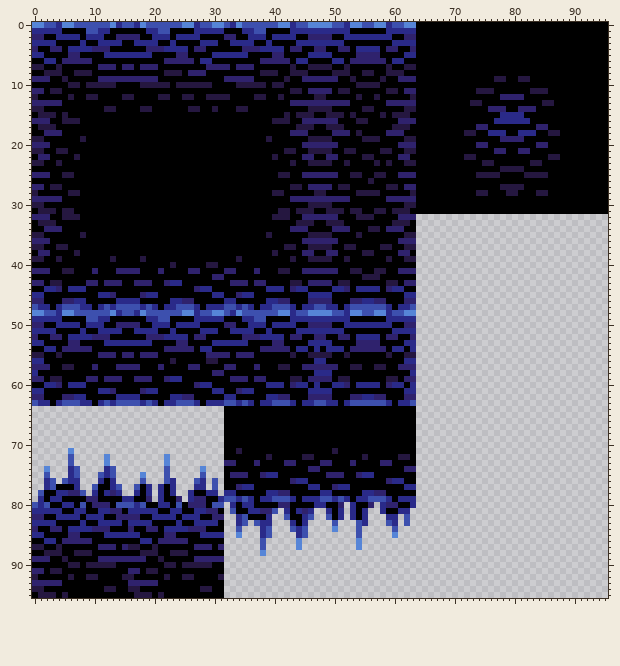
Pixel-art file, stored at TrappedInside/Drawings/cave-tiles-blue.aseprite. Above, as it was before the edit.
96x96 pixels, 1 frame.
And afterwards:
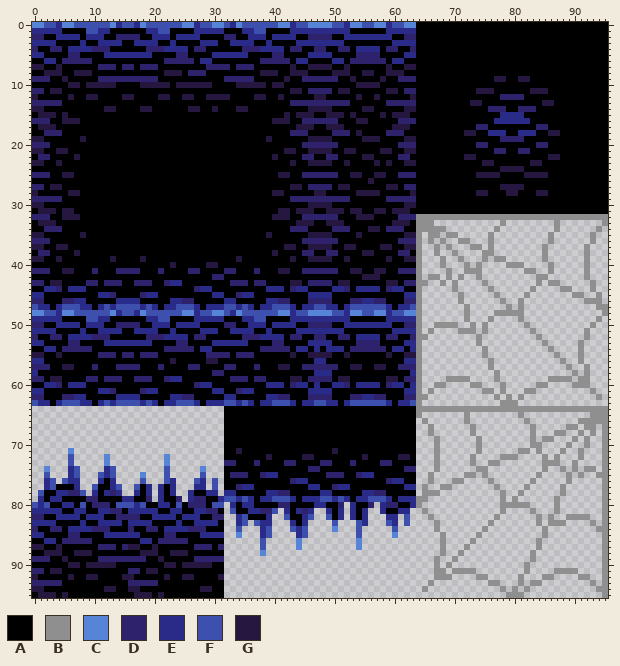
Palette (. is transparent): A #000000  B #8f8f8f  C #5685d7  D #2f226d  E #2a2a89  F #3d50ae  G #251740
What changed:
y 32: x 64..95 ................................ -> BBBBBBBBBBBBBBBBBBBBBBBBBBBBBBBB
y 33: x 64..66 ... -> BBB; x 78 . -> B; x 87 . -> B; x 95 . -> B
y 34: x 64..68 ..... -> BBBBB; x 77 . -> B; x 87 . -> B; x 94 . -> B
y 35: x 64 . -> B; x 66..67 .. -> BB; x 69..70 .. -> BB; x 76 . -> B; x 86 . -> B; x 93 . -> B
y 36: x 64 . -> B; x 66 . -> B; x 68 . -> B; x 71..72 .. -> BB; x 76 . -> B; x 86 . -> B; x 93 . -> B
y 37: x 64 . -> B; x 67 . -> B; x 69 . -> B; x 73..74 .. -> BB; x 76 . -> B; x 85 . -> B; x 92 . -> B
y 38: x 64 . -> B; x 67 . -> B; x 70 . -> B; x 75..76 .. -> BB; x 85 . -> B; x 92 . -> B
y 39: x 64 . -> B; x 68 . -> B; x 71 . -> B; x 75 . -> B; x 77..78 .. -> BB; x 85 . -> B; x 92 . -> B
y 40: x 64 . -> B; x 68 . -> B; x 72 . -> B; x 74 . -> B; x 79..81 ... -> BBB; x 86 . -> B; x 92 . -> B
y 41: x 64 . -> B; x 69 . -> B; x 72..74 ... -> BBB; x 82..83 .. -> BB; x 86 . -> B; x 92 . -> B
y 42: x 64 . -> B; x 66..67 .. -> BB; x 69 . -> B; x 71 . -> B; x 74 . -> B; x 84..85 .. -> BB; x 92 . -> B
y 43: x 64..65 .. -> BB; x 68 . -> B; x 70 . -> B; x 75 . -> B; x 84 . -> B; x 86..87 .. -> BB; x 93 . -> B
y 44: x 64 . -> B; x 70 . -> B; x 76 . -> B; x 83 . -> B; x 88..89 .. -> BB; x 93 . -> B
y 45: x 64 . -> B; x 71 . -> B; x 77 . -> B; x 82 . -> B; x 90..91 .. -> BB; x 94 . -> B
y 46: x 64 . -> B; x 71 . -> B; x 78 . -> B; x 81 . -> B; x 92..94 ... -> BBB
y 47: x 64 . -> B; x 72 . -> B; x 79 . -> B; x 81 . -> B; x 94..95 .. -> BB
y 48: x 64 . -> B; x 72 . -> B; x 77..81 ..... -> BBBBB; x 95 . -> B
y 49: x 64 . -> B; x 72 . -> B; x 76 . -> B; x 81 . -> B; x 94 . -> B
y 50: x 64 . -> B; x 67..70 .... -> BBBB; x 73 . -> B; x 75 . -> B; x 82 . -> B; x 93 . -> B
y 51: x 64 . -> B; x 66 . -> B; x 71..73 ... -> BBB; x 75 . -> B; x 83 . -> B; x 92 . -> B
y 52: x 64..65 .. -> BB; x 74 . -> B; x 84 . -> B; x 92 . -> B
y 53: x 64 . -> B; x 74 . -> B; x 85 . -> B; x 91 . -> B
y 54: x 64 . -> B; x 75 . -> B; x 86 . -> B; x 91 . -> B
y 55: x 64 . -> B; x 75 . -> B; x 87 . -> B; x 91 . -> B
y 56: x 64 . -> B; x 76 . -> B; x 88 . -> B; x 91 . -> B
y 57: x 64 . -> B; x 76 . -> B; x 89 . -> B; x 92 . -> B
y 58: x 64 . -> B; x 77 . -> B; x 90 . -> B; x 92 . -> B
y 59: x 64 . -> B; x 69..72 .... -> BBBB; x 77 . -> B; x 86..89 .... -> BBBB; x 91..92 .. -> BB
y 60: x 64 . -> B; x 67..68 .. -> BB; x 73..74 .. -> BB; x 78 . -> B; x 84..85 .. -> BB; x 90..92 ... -> BBB
y 61: x 64 . -> B; x 66 . -> B; x 75..76 .. -> BB; x 78 . -> B; x 82..83 .. -> BB; x 93 . -> B
y 62: x 64..65 .. -> BB; x 77 . -> B; x 79 . -> B; x 81 . -> B; x 94 . -> B
y 63: x 64 . -> B; x 78..80 ... -> BBB
y 64: x 64..95 ................................ -> BBBBBBBBBBBBBBBBBBBBBBBBBBBBBBBB
y 65: x 64 . -> B; x 72 . -> B; x 81 . -> B; x 93..95 ... -> BBB
y 66: x 65 . -> B; x 72 . -> B; x 82 . -> B; x 91..95 ..... -> BBBBB
y 67: x 66 . -> B; x 73 . -> B; x 83 . -> B; x 89..90 .. -> BB; x 92..93 .. -> BB; x 95 . -> B
y 68: x 66 . -> B; x 73 . -> B; x 83 . -> B; x 87..88 .. -> BB; x 91 . -> B; x 93 . -> B; x 95 . -> B
y 69: x 67 . -> B; x 74 . -> B; x 83 . -> B; x 85..86 .. -> BB; x 90 . -> B; x 92 . -> B; x 95 . -> B
y 70: x 67 . -> B; x 74 . -> B; x 83..84 .. -> BB; x 89 . -> B; x 92 . -> B; x 95 . -> B
y 71: x 67 . -> B; x 74 . -> B; x 81..82 .. -> BB; x 84 . -> B; x 88 . -> B; x 91 . -> B; x 95 . -> B
y 72: x 67 . -> B; x 73 . -> B; x 78..80 ... -> BBB; x 85 . -> B; x 87 . -> B; x 91 . -> B; x 95 . -> B
y 73: x 67 . -> B; x 73 . -> B; x 76..77 .. -> BB; x 85..87 ... -> BBB; x 90 . -> B; x 95 . -> B
y 74: x 67 . -> B; x 74..75 .. -> BB; x 85 . -> B; x 88 . -> B; x 90 . -> B; x 92..93 .. -> BB; x 95 . -> B
y 75: x 66 . -> B; x 72..73 .. -> BB; x 75 . -> B; x 84 . -> B; x 89 . -> B; x 91 . -> B; x 94..95 .. -> BB
y 76: x 66 . -> B; x 70..71 .. -> BB; x 76 . -> B; x 83 . -> B; x 89 . -> B; x 95 . -> B
y 77: x 65 . -> B; x 68..69 .. -> BB; x 77 . -> B; x 82 . -> B; x 88 . -> B; x 95 . -> B
y 78: x 65..67 ... -> BBB; x 78 . -> B; x 81 . -> B; x 88 . -> B; x 95 . -> B
y 79: x 64..65 .. -> BB; x 78 . -> B; x 80 . -> B; x 87 . -> B; x 95 . -> B
y 80: x 64 . -> B; x 78..82 ..... -> BBBBB; x 87 . -> B; x 95 . -> B
y 81: x 65 . -> B; x 78 . -> B; x 83 . -> B; x 87 . -> B; x 95 . -> B
y 82: x 66 . -> B; x 77 . -> B; x 84 . -> B; x 86 . -> B; x 89..92 .... -> BBBB; x 95 . -> B
y 83: x 67 . -> B; x 76 . -> B; x 84 . -> B; x 86..88 ... -> BBB; x 93 . -> B; x 95 . -> B
y 84: x 67 . -> B; x 75 . -> B; x 85 . -> B; x 94..95 .. -> BB
y 85: x 68 . -> B; x 74 . -> B; x 85 . -> B; x 95 . -> B
y 86: x 68 . -> B; x 73 . -> B; x 84 . -> B; x 95 . -> B
y 87: x 68 . -> B; x 72 . -> B; x 84 . -> B; x 95 . -> B
y 88: x 68 . -> B; x 71 . -> B; x 83 . -> B; x 95 . -> B
y 89: x 67 . -> B; x 70 . -> B; x 83 . -> B; x 95 . -> B
y 90: x 67 . -> B; x 69 . -> B; x 82 . -> B; x 95 . -> B
y 91: x 67..68 .. -> BB; x 70..73 .... -> BBBB; x 82 . -> B; x 87..90 .... -> BBBB; x 95 . -> B
y 92: x 67..69 ... -> BBB; x 74..75 .. -> BB; x 81 . -> B; x 85..86 .. -> BB; x 91..92 .. -> BB; x 95 . -> B
y 93: x 66 . -> B; x 76..77 .. -> BB; x 81 . -> B; x 83..84 .. -> BB; x 93 . -> B; x 95 . -> B
y 94: x 65 . -> B; x 78 . -> B; x 80 . -> B; x 82 . -> B; x 94..95 .. -> BB
y 95: x 79..81 ... -> BBB; x 95 . -> B
